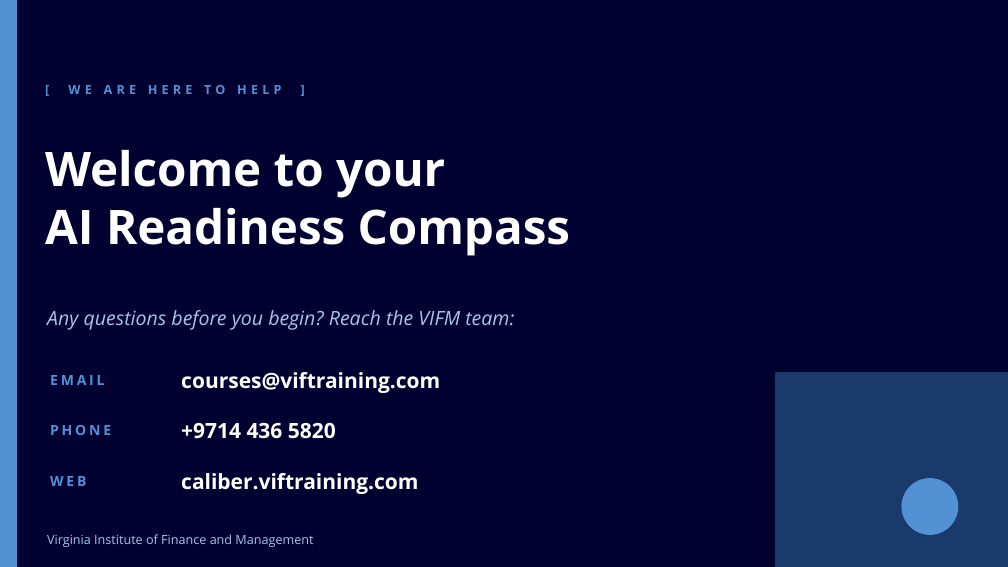
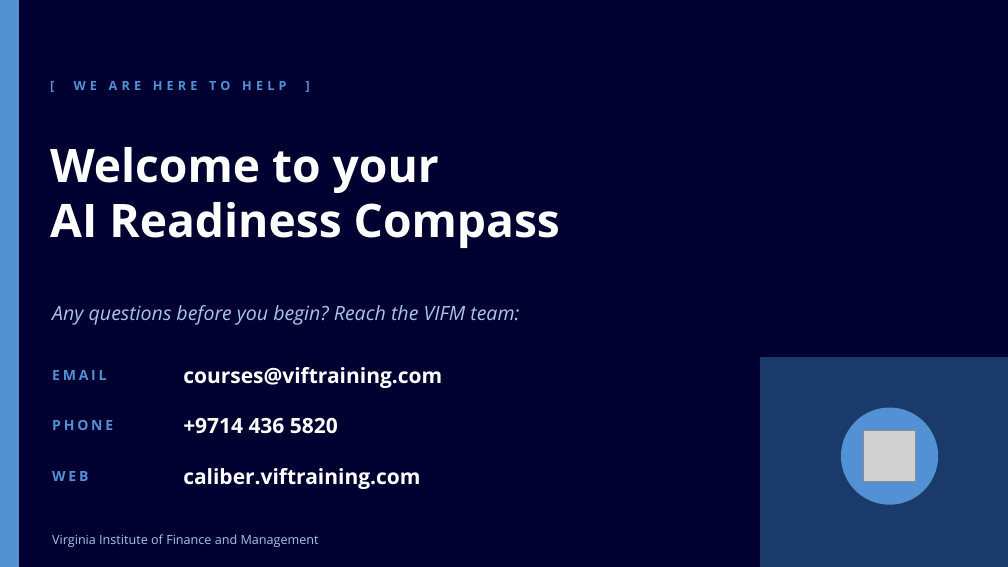
Before and after one commit to AimanSadeq/vifm-assessment-center, a slide deck: slide 14 of VIFM-ARC-Client-Onboarding.pptx. Drawn at 1008x567 pixels with LibreOffice and Linux fonts; fonts in the diff are those of the drawing; grey boxes stand for pictures. Boxes give left, top, right and bottom in pixels: in the first picture for what was removed or moved away, otherwise in the second. Text is boxed around its words. In the diff, an @@ line names an element or a change of style, - is before the commit and + after.

```diff
--- a/VIFM-ARC-Client-Onboarding.pptx
+++ b/VIFM-ARC-Client-Onboarding.pptx
@@ text "[ WE ARE HERE TO ...": place and size @@
-text "[ WE ARE HERE TO ..." at (68,85,281,94)
+text "[ WE ARE HERE TO ..." at (74,81,286,90)
@@ text "Welcome to your" at (50,147,560,248): size 34 to 33 pt @@
@@ text "Any questions before you begin? ...": place and size @@
-text "Any questions before you begin? ..." at (47,310,514,330)
+text "Any questions before you begin? ..." at (52,305,519,325)
@@ 3 texts: place and size @@
-3 texts at (50,375,111,486)
+3 texts at (52,370,113,481)
@@ text "courses@viftraining.com": place and size @@
-text "courses@viftraining.com" at (181,372,440,393)
+text "courses@viftraining.com" at (183,367,442,388)
@@ rectangle: place and size @@
-rectangle at (776,373,1008,567)
+rectangle at (761,358,1008,567)
@@ text "+9714 436 5820": place and size @@
-text "+9714 436 5820" at (181,422,336,439)
+text "+9714 436 5820" at (183,417,338,434)
@@ ellipse: place and size @@
-ellipse at (902,479,958,534)
+ellipse at (842,408,937,504)
@@ picture added at (864,430,915,482) @@
@@ text "caliber.viftraining.com": place and size @@
-text "caliber.viftraining.com" at (181,473,418,494)
+text "caliber.viftraining.com" at (183,468,420,489)
@@ text "Virginia Institute of Finance and ...": place and size @@
-text "Virginia Institute of Finance and ..." at (47,534,313,547)
+text "Virginia Institute of Finance and ..." at (52,534,319,547)
```
Also in this commit, not shown: 13 other slides changed, 24 other files.
